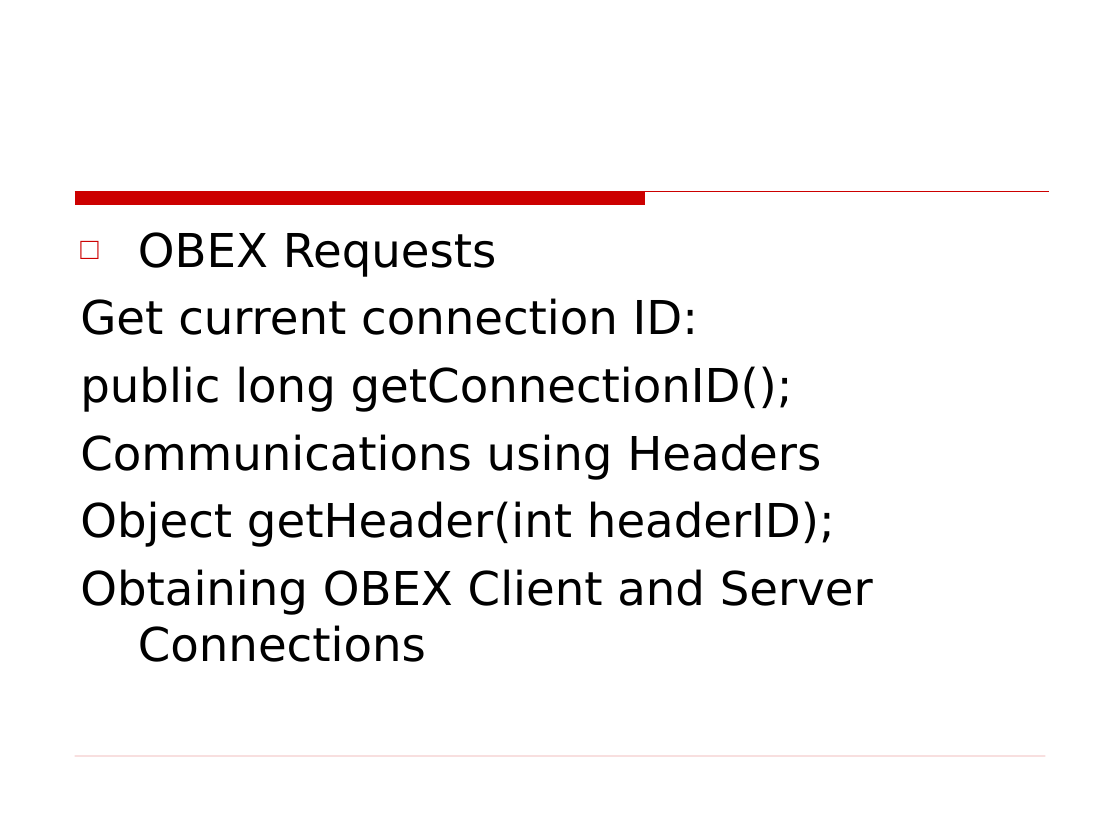
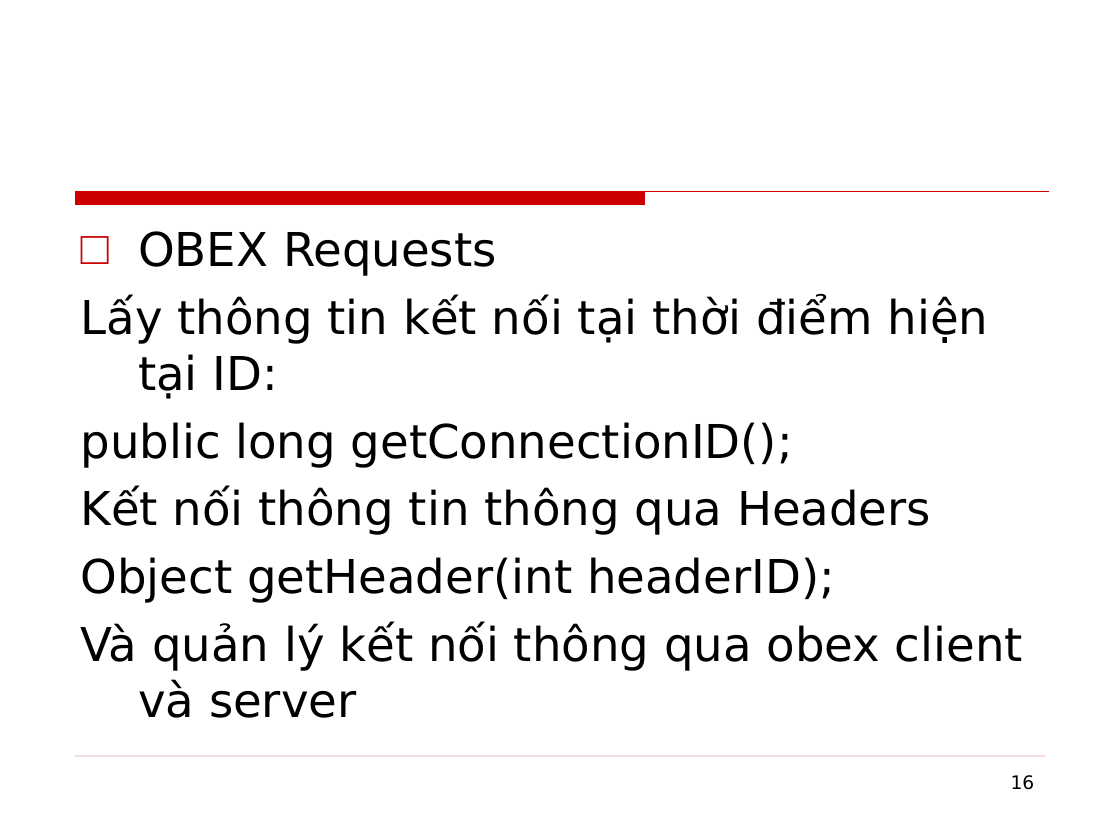
Before and after one commit to phamtuanchip/labs, a slide deck: slide 16 of M1304M-C1304M/j2me/slides/Session12.ppt. Drawn at 1120x840 pixels with LibreOffice and Linux fonts; fonts in the diff are those of the drawing; background and template pictures are left out. Boxes give left, top, right and bottom in pixels: in the first picture for what was removed or moved away, otherwise in the second. Text is boxed around its words. In the diff, an @@ line names an element or a change of style, - is before the commit and + after.

```diff
--- a/M1304M-C1304M/j2me/slides/Session12.ppt
+++ b/M1304M-C1304M/j2me/slides/Session12.ppt
@@ text at <box>81,296,989,399</box>: text changed @@
-Get current connection ID:
+Lấy thông tin kết nối tại thời điểm hiện tại ID:
@@ text at <box>81,488,931,535</box>: text changed @@
-Communications using Headers
+Kết nối thông tin thông qua Headers
@@ text at <box>81,623,1023,718</box>: text changed @@
-Obtaining OBEX Client and Server Connections
+Và quản lý kết nối thông qua obex client và server
@@ page number at <box>1011,775,1035,790</box>: text colour #FFFFFF to #000000 @@
```
Also in this commit, not shown: 8 other slides changed, 8 slides added, 8 slides removed, 49 other files.
